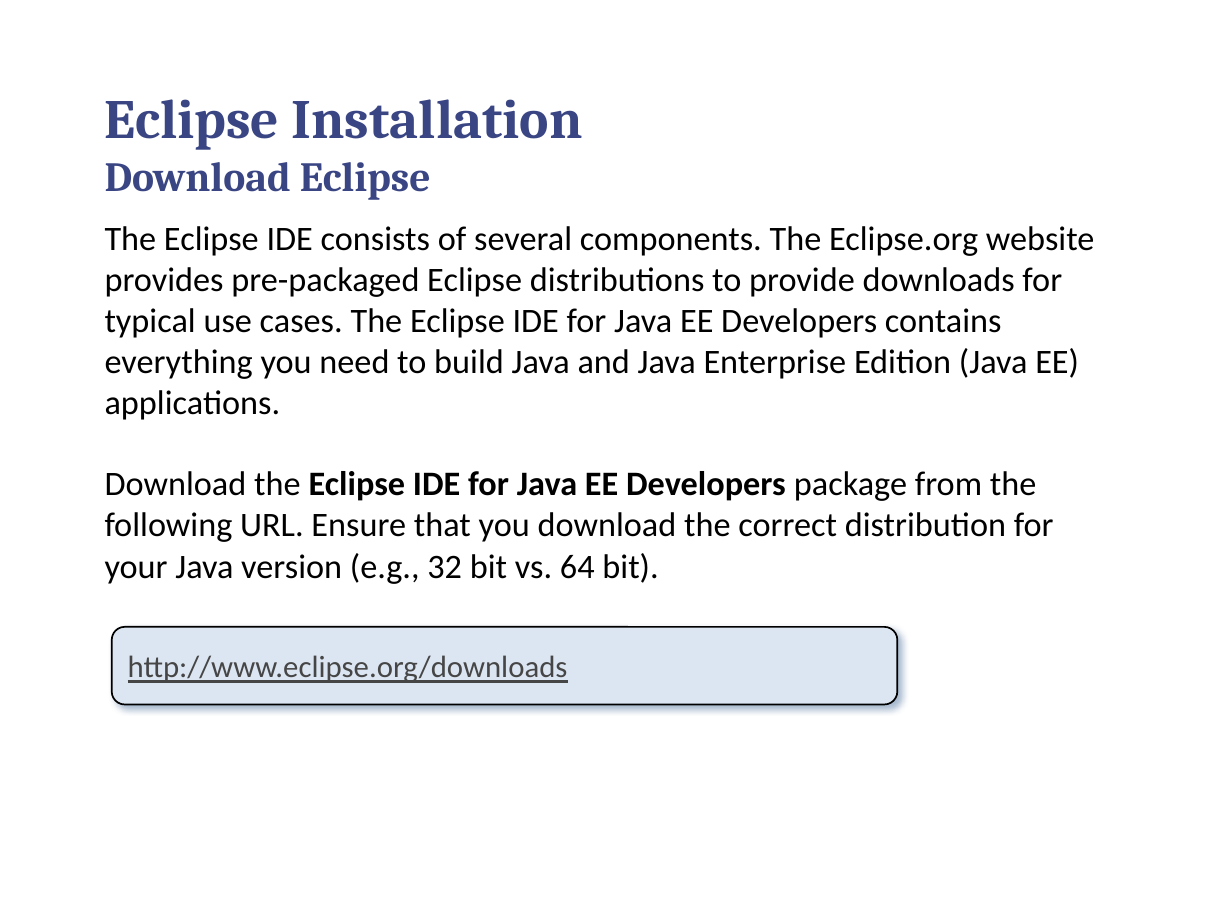
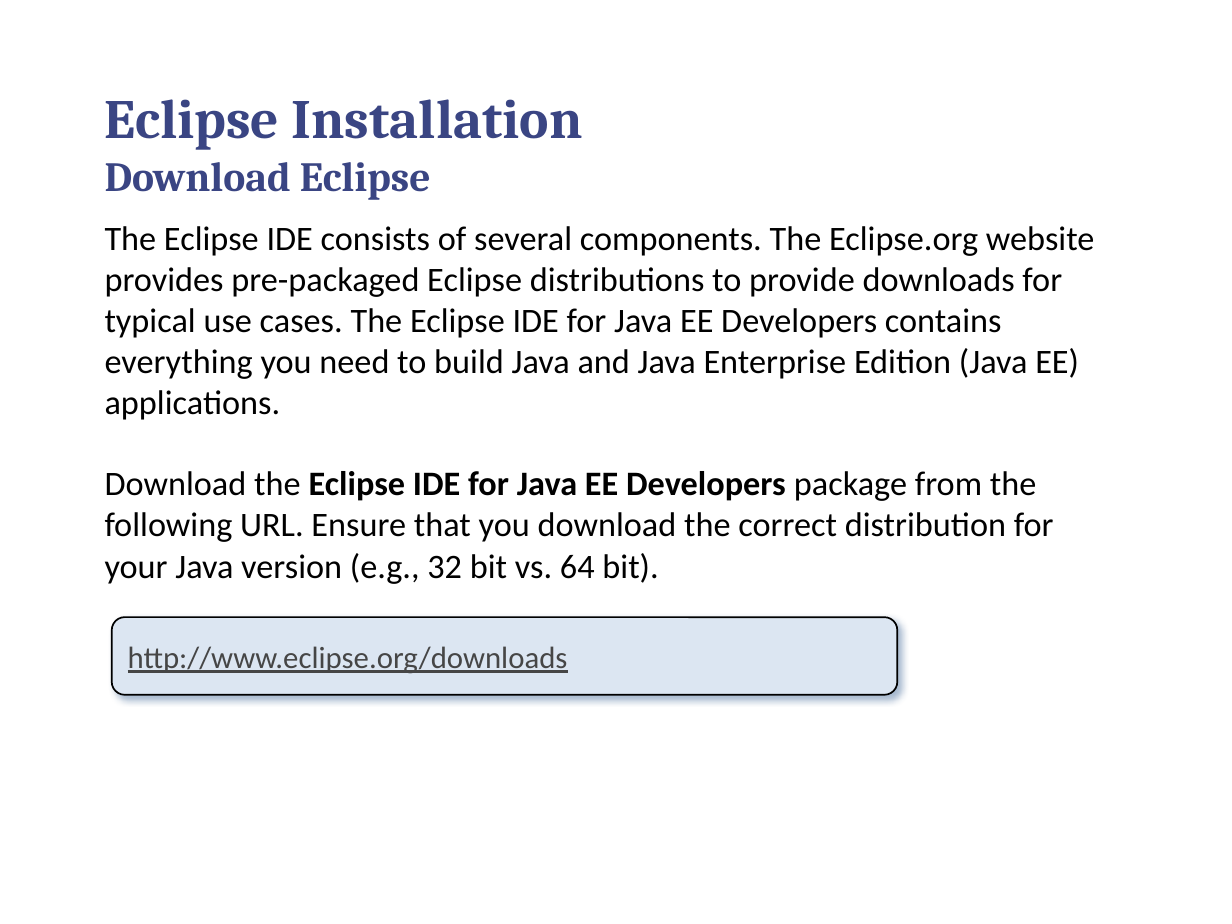
Before and after one commit to callistaenterprise/groovy-tdd-cadec, a slide deck: slide 4 of docs/groovy-tdd-installation.pptx. Drawn at 1232x924 pixels with LibreOffice and Linux fonts; fonts in the diff are those of the drawing; background and template pictures are left out. Boxes give left, top, right and bottom in pixels: in the first picture for what was removed or moved away, otherwise in the second. Text is boxed around its words. In the diff, an @@ line names an element or a change of style, - is before the commit and + after.

```diff
--- a/docs/groovy-tdd-installation.pptx
+++ b/docs/groovy-tdd-installation.pptx
@@ rounded rectangle "http://www.eclipse.org/downloads": place and size @@
-rounded rectangle "http://www.eclipse.org/downloads" at bbox=[112, 627, 898, 705]
+rounded rectangle "http://www.eclipse.org/downloads" at bbox=[112, 617, 898, 695]
```
Also in this commit, not shown: 2 other slides changed, 3 slides added, 1 other file.
